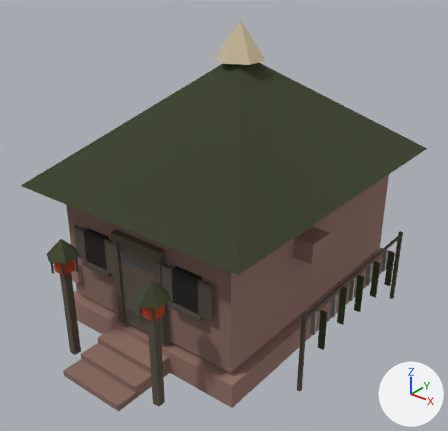
Renders of the glTF model assets/models/walk_reef_row.glb from each side of a commit.
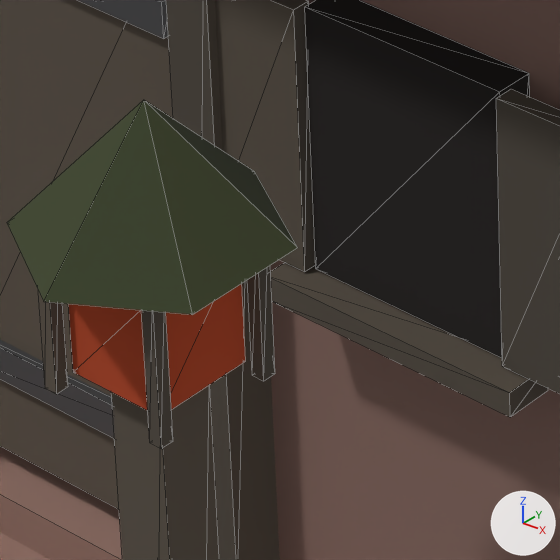
The first picture shows the older version from a 50 mm camera at (8.86, -11.67, 9.4) aimed at (0.3, -0.98, 2.77). The close-ups show the older and then the newer version on the part from 30% to 46% of the width and 62% to 79% of the height of that picture. Only the edits that show in the close-ups are written down. Every picture has the same lights, and +X, +Y and +Z are marked at lower right. The close-ups show mesh edges as thin lines. Objects named as collision shapes, trigger or cutter boxes, shadow casters or lower levels of detail are left out. Vertices at exactly the same position are counted once.

Before the edit, the objects in view are built like this:
```python
me_walk_reef_row = bpy.data.meshes.new('walk_reef_row')
me_walk_reef_row.from_pydata(...)  # 498 vertices, 748 faces; spans x -2.99..3.58, y -5.27..3.93, z 0.0..3.7
# faces by material slot: [664, 84]
me_walk_reef_row.materials.append(mat_palette_matte)  # picture img_palette
me_walk_reef_row.materials.append(mat_palette_metal)  # picture img_palette
ob_walk_reef_row = bpy.data.objects.new('walk_reef_row', me_walk_reef_row)
ob_walk_reef_row.location = (0.0, 0.0, 0.0)
```
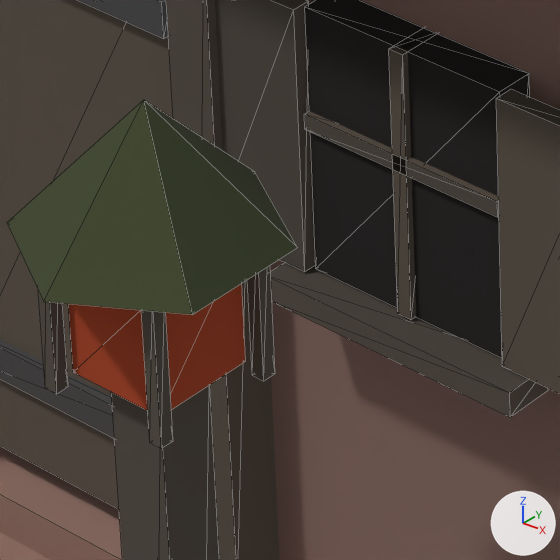
Patch to the scene script:
```diff
--- a/assets/models/walk_reef_row.glb.py
+++ b/assets/models/walk_reef_row.glb.py
@@ me_walk_reef_row @@
 # used by ob_walk_reef_row; location = (0.0, 0.0, 0.0)
-me_walk_reef_row.from_pydata(...)  # 498 vertices, 748 faces; spans x -2.99..3.58, y -5.27..3.93, z 0.0..3.7
+me_walk_reef_row.from_pydata(...)  # 562 vertices, 844 faces; spans x -2.99..3.58, y -5.27..3.93, z 0.0..3.7
+# me_walk_reef_row part 1: a new loose piece, a box spanning x 1.375..1.425, y -3.64..-3.48, z 1.925..2.775, in mat_palette_matte (picture img_palette)
+# me_walk_reef_row part 2: a new loose piece, a box spanning x 1.05..1.75, y -3.64..-3.48, z 2.393..2.443, in mat_palette_matte (picture img_palette)
+# me_walk_reef_row part 3: 538 kept faces spanning x -2.99..3.58, y -4.93..3.93, z 0.0..3.06 get new texture (UV) coordinates
+# other edits to the shape of me_walk_reef_row do not show in these pictures
 me_walk_reef_row.materials.append(mat_palette_matte)
```

What differs and where, as boxes [x1, y1, x2, y2] in the close-ups (560 x 560 px):
part 1 of me_walk_reef_row, added: after [389, 28, 437, 320]
part 2 of me_walk_reef_row, added: after [304, 111, 499, 217]
part 3 of me_walk_reef_row, surface changed: [166, 46, 502, 406] in both
